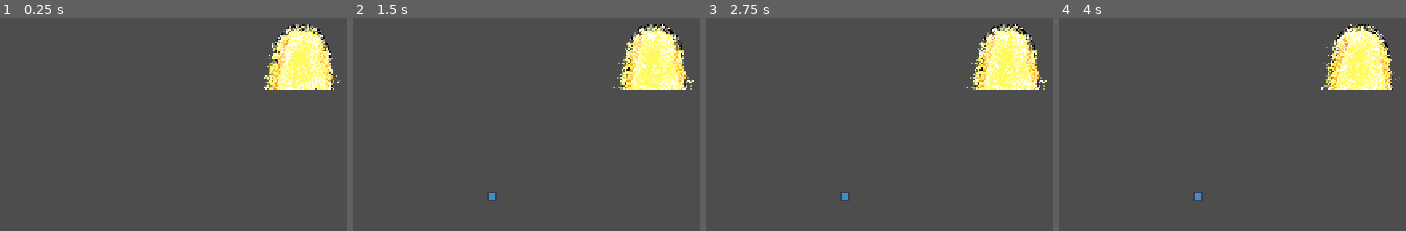
Above: before the commit, frames 1-4 (left to right).
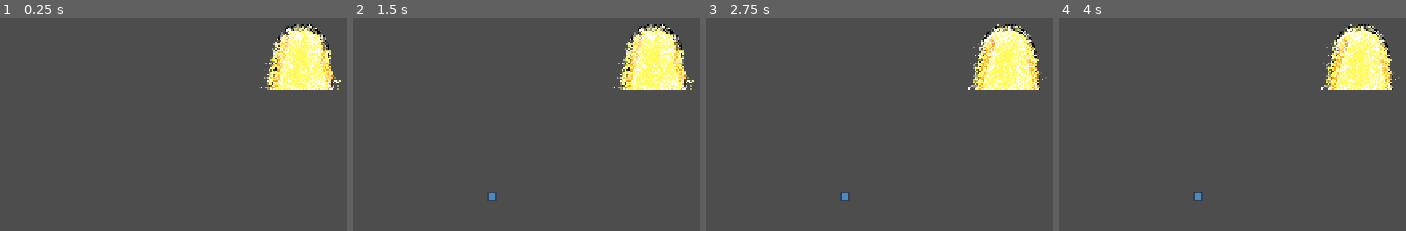
Above: after the commit, the same moments.

Repository: NikhilKshub/margin-ghost
Game: Godot game, scene res://scenes/game.tscn
Same seed, same stepped clock (60 frames per second), same inputs: the game is played once before the commit and once after it. The engine's default icon, where the game draws it, is replaced by a stand-in: a white triangle on a blue panel in a dark square.
Inputs (mouse positions are % of the whole screen's width and height, from its top left):
- Up to frame 1 (0.25 s): no input
- Up to frame 2 (1.5 s): move the mouse to (70, 42) at 0.52 s; hold Right (ui_right) 0.53-1.28 s; click (70, 42) at 0.67 s; move the mouse to (22, 52) at 1.27 s; hold Left (ui_left) from 1.28 s (still down)
- Up to frame 3 (2.75 s): move the mouse to (56, 24) at 2.02 s; release Left (ui_left) at 2.03 s; hold Right (ui_right) from 2.03 s (still down)
- Up to frame 4 (4 s): move the mouse to (39, 68) at 2.77 s; click (39, 68) at 2.92 s; move the mouse to (79, 63) at 3.52 s; release Right (ui_right) at 3.53 s; hold Left (ui_left) from 3.53 s (still down)
The pictures show only the part of the screen within x 50-100%, y 0-50%; the shares and areas given below are measured in that part.

The runs differ from the first frame. In frame 1, 3.5% of the frame differs, in the area x 74-99%, y 2-34%; in frame 2, nothing differs; in frame 3, 3.5%; in frame 4, nothing differs.

Commit message:
make level and solving few issues

Diff:
--- a/scenes/exit_gate.tscn
+++ b/scenes/exit_gate.tscn
@@ -33,7 +33,7 @@
 }]
 
 [sub_resource type="RectangleShape2D" id="RectangleShape2D_srsb4"]
-size = Vector2(60, 81)
+size = Vector2(100, 103.5)
 
 [node name="ExitGate" type="Area2D" unique_id=429862495]
 script = ExtResource("1_sdvst")
@@ -42,10 +42,10 @@
 scale = Vector2(0.5, 0.5)
 sprite_frames = SubResource("SpriteFrames_srsb4")
 autoplay = "default"
-frame_progress = 0.03221574
+frame_progress = 0.79539233
 
 [node name="CollisionShape2D" type="CollisionShape2D" parent="." unique_id=304846178]
-position = Vector2(-6, 16.5)
+position = Vector2(-6, 8.25)
 shape = SubResource("RectangleShape2D_srsb4")
 
 [connection signal="area_entered" from="." to="." method="_on_area_entered"]
--- a/scenes/level_1.tscn
+++ b/scenes/level_1.tscn
@@ -4,22 +4,24 @@
 [ext_resource type="PackedScene" uid="uid://d12w7gftpsylc" path="res://scenes/line.tscn" id="2_pa8r4"]
 [ext_resource type="PackedScene" uid="uid://biepfykbcunej" path="res://scenes/dot.tscn" id="3_15mv3"]
 [ext_resource type="PackedScene" uid="uid://b7s61vxt8ndct" path="res://scenes/player.tscn" id="4_e3sih"]
+[ext_resource type="Texture2D" uid="uid://dasoydnydrffo" path="res://assets/level_1_bg.png" id="4_pa8r4"]
 [ext_resource type="PackedScene" uid="uid://b7u0v1ofm4hib" path="res://scenes/exit_gate.tscn" id="5_2y5yt"]
-[ext_resource type="PackedScene" uid="uid://ds8bcwpuq577o" path="res://scenes/hazard.tscn" id="6_2os1m"]
 
 [node name="game" type="Node2D" unique_id=1483147424]
 script = ExtResource("1_fcfvj")
 line_scene = ExtResource("2_pa8r4")
 dot_scene = ExtResource("3_15mv3")
 
+[node name="Background" type="Sprite2D" parent="." unique_id=814512972]
+scale = Vector2(0.625, 0.543)
+texture = ExtResource("4_pa8r4")
+centered = false
+
 [node name="Player" parent="." unique_id=304202585 instance=ExtResource("4_e3sih")]
-position = Vector2(174.00002, 513)
+position = Vector2(94, 585)
 
 [node name="ExitGate" parent="." unique_id=429862495 instance=ExtResource("5_2y5yt")]
-position = Vector2(1189, 95)
+position = Vector2(1491, 183)
 
 [node name="EntryGate" type="Marker2D" parent="." unique_id=1185491990]
-position = Vector2(175, 513)
-
-[node name="Hazard" parent="." unique_id=339341105 instance=ExtResource("6_2os1m")]
-position = Vector2(638, 648)
+position = Vector2(94, 568)
--- a/scenes/player.tscn
+++ b/scenes/player.tscn
@@ -156,7 +156,7 @@
 }]
 
 [sub_resource type="CircleShape2D" id="CircleShape2D_qlg0r"]
-radius = 14.0
+radius = 60.0
 
 [node name="Player" type="Node2D" unique_id=304202585]
 scale = Vector2(0.3, 0.3)
@@ -168,11 +168,12 @@
 sprite_frames = SubResource("SpriteFrames_2m21h")
 animation = &"idle"
 autoplay = "idle"
-frame_progress = 0.52851224
+frame_progress = 0.7623822
 offset = Vector2(40, -533)
 
 [node name="Hitbox" type="Area2D" parent="." unique_id=1177390140]
-position = Vector2(0, -19)
+position = Vector2(0, -150)
 
 [node name="CollisionShape2D" type="CollisionShape2D" parent="Hitbox" unique_id=1495048092]
+position = Vector2(20, -3.3333333)
 shape = SubResource("CircleShape2D_qlg0r")
--- a/scripts/player.gd
+++ b/scripts/player.gd
@@ -5,6 +5,7 @@
 var hop_time = 0.5
 var hop_height =210.0
 @onready var sprite = $Sprite2D
+@onready var start_y = sprite.position.y
 
 func _input(event):
 	if event.is_action_pressed("ui_right") and not is_hopping:
@@ -31,7 +32,7 @@
 	var tween = create_tween()
 	tween.tween_property(self, "position", spot, hop_time)
 	var lift = create_tween()
-	lift.tween_property(sprite, "position:y", -hop_height, hop_time / 2).set_trans(Tween.TRANS_SINE)
-	lift.tween_property(sprite, "position:y", 0, hop_time / 2).set_trans(Tween.TRANS_SINE)
+	lift.tween_property(sprite, "position:y", start_y - hop_height, hop_time / 2).set_trans(Tween.TRANS_SINE)
+	lift.tween_property(sprite, "position:y", start_y, hop_time / 2).set_trans(Tween.TRANS_SINE)
 	await tween.finished
 	is_hopping = false
Binary file added: assets/level_1_bg.png
Not shown, added: assets/level_1_bg.png.import
